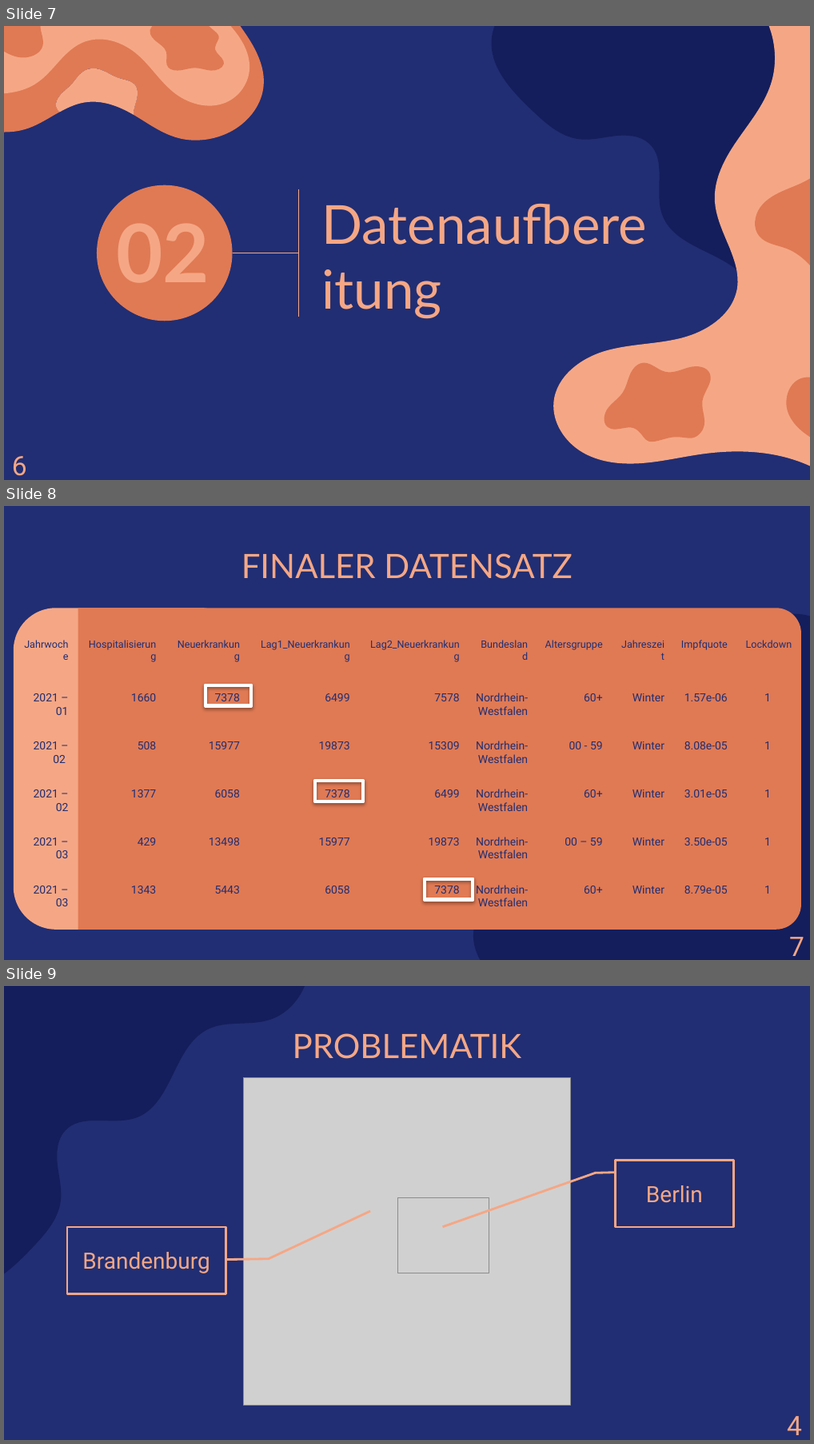
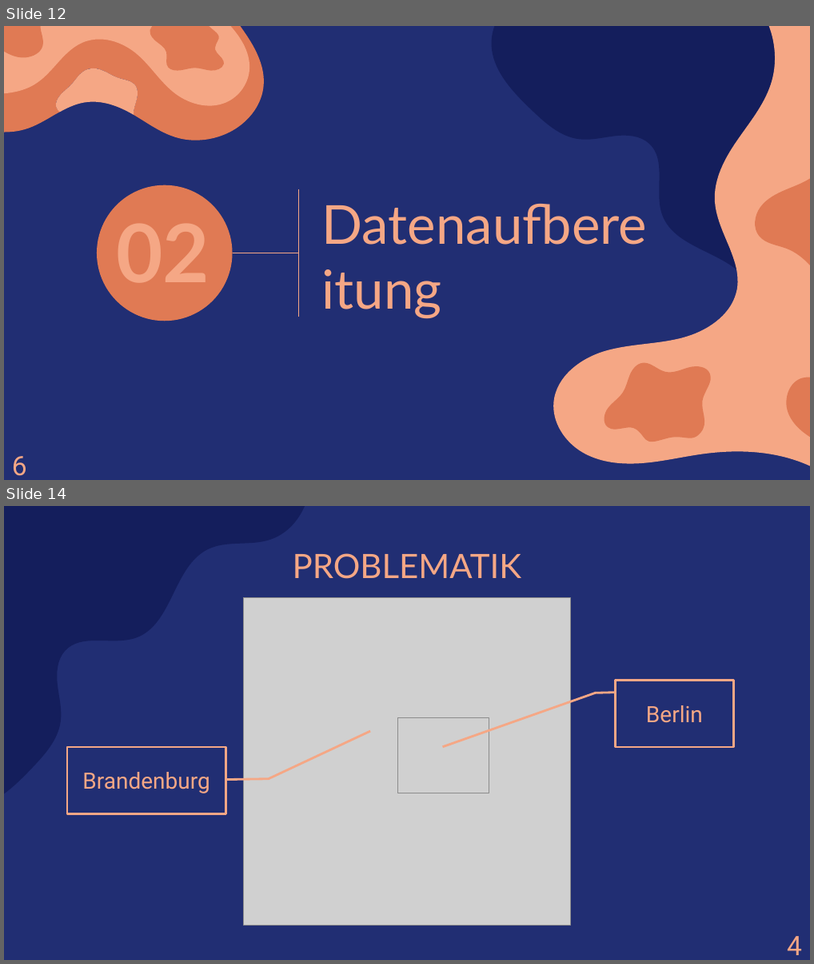
Before and after one commit to amarquard089/Covid19-Hospitalisierungsrate, a slide deck: Praesentation/COVID-19 Hospitalisierungsrate.pptx. Shown one above the other, each under a label of ours: slides 7, 8 and 9 before the commit, slides 12 and 14 after it; the slides between them are not shown. The pictures are 814x1444 and 814x964 pixels, drawn with LibreOffice and Linux fonts; fonts in the diff are those of the drawing; grey boxes stand for pictures. Boxes give left, top, right and bottom in pixels: in the first picture for what was removed or moved away, otherwise in the second. Text is boxed around its words. In the diff, an @@ line names an element or a change of style, - is before the commit and + after.

```diff
--- a/Praesentation/COVID-19 Hospitalisierungsrate.pptx
+++ b/Praesentation/COVID-19 Hospitalisierungsrate.pptx
@@ slide 8 removed at [4,506,810,960], background #212E73 @@
@@ title removed at [242,553,572,579] @@
-FINALER DATENSATZ
@@ rounded rectangle removed at [14,608,243,928] @@
@@ round same rect removed at [78,608,801,929] @@
@@ freeform shape removed at [474,614,810,960] @@
@@ table removed at [13,634,802,928], 6 rows, 10 columns @@
-Jahrwoche | Hospitalisierung | Neuerkrankung | Lag1_Neuerkrankung | Lag2_Neuerkrankung | Bundesland | Altersgruppe | Jahreszeit | Impfquote | Lockdown
-2021 – 01 | 1660 | 7378 | 6499 | 7578 | Nordrhein-Westfalen | 60+ | Winter | 1.57e-06 | 1
-2021 – 02 | 508 | 15977 | 19873 | 15309 | Nordrhein-Westfalen | 00 - 59 | Winter | 8.08e-05 | 1
-2021 – 02 | 1377 | 6058 | 7378 | 6499 | Nordrhein-Westfalen | 60+ | Winter | 3.01e-05 | 1
-2021 – 03 | 429 | 13498 | 15977 | 19873 | Nordrhein-Westfalen | 00 – 59 | Winter | 3.50e-05 | 1
-2021 – 03 | 1343 | 5443 | 6058 | 7378 | Nordrhein-Westfalen | 60+ | Winter | 8.79e-05 | 1
@@ frame removed at [206,685,250,706] @@
@@ frame removed at [315,781,363,802] @@
@@ frame removed at [425,879,474,900] @@
@@ text removed at [790,936,805,956] @@
-7
@@ what was slide 7 is now slide 12 @@
@@ what was slide 9 is now slide 14 @@
```
Also in this commit, not shown: 5 slides changed, 6 slides added.
